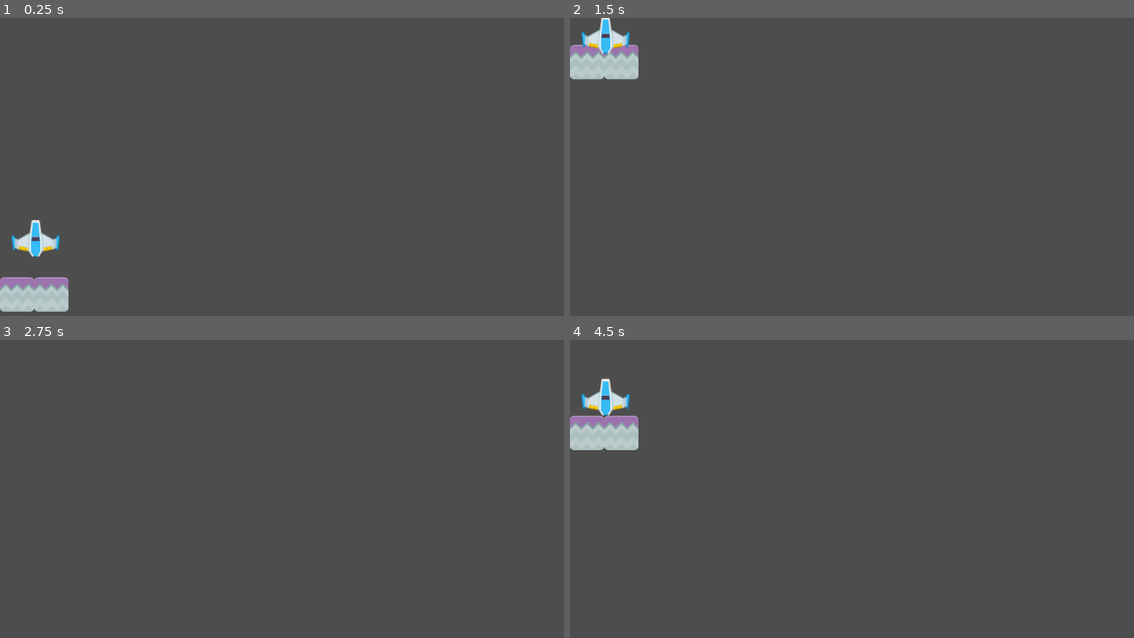
Above: before the commit, frames 1-4 (two rows, left to right).
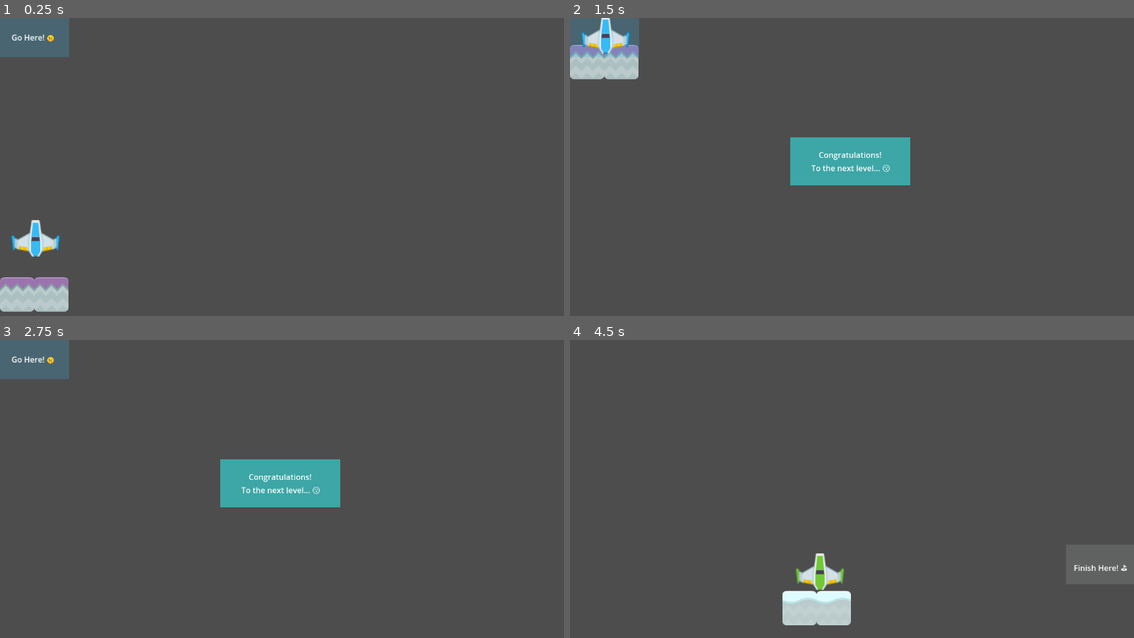
Above: after the commit, the same moments.

Repository: joselinprmt/gamedev-tutorial-2
Game: Godot game, scene res://scenes/MainLevel.tscn
Same seed, same stepped clock (60 frames per second), same inputs: the game is played once before the commit and once after it.
Inputs:
- Up to frame 1 (0.25 s): no input
- Up to frame 2 (1.5 s): hold Up (move_up) from 0.53 s (still down)
- Up to frame 3 (2.75 s): tap Enter at 2 s; release Up (move_up) at 2.03 s; hold Left (move_left) from 2.03 s (still down)
- Up to frame 4 (4.5 s): tap Space at 2.75 s; release Left (move_left) at 3.53 s; hold Down (move_down) 3.53-4.28 s; hold Right (move_right) from 4.28 s (still down)

The runs differ from the first frame. In frame 1, 1.6% of the frame differs, in the area x 0-13%, y 0-14%; in frame 2, 4.2%; in frame 3, 5.0%, in the area x 0-61%, y 0-57%; in frame 4, 4.0%.

Commit message:
feat(level): add last level

Diff:
--- /dev/null
+++ b/scenes/GreenShip.tscn
@@ -0,0 +1,14 @@
+[gd_scene load_steps=3 format=3 uid="uid://ixhmd5qlkwe6"]
+
+[ext_resource type="Texture2D" uid="uid://3ruxfsvp87ub" path="res://assets/playerShip1_green.png" id="1_gqxo5"]
+
+[sub_resource type="RectangleShape2D" id="1"]
+size = Vector2(100.011, 77.4256)
+
+[node name="BlueShip" type="RigidBody2D"]
+
+[node name="Sprite2D" type="Sprite2D" parent="."]
+texture = ExtResource("1_gqxo5")
+
+[node name="CollisionShape2D" type="CollisionShape2D" parent="."]
+shape = SubResource("1")
--- /dev/null
+++ b/scenes/LastLevel.tscn
@@ -0,0 +1,81 @@
+[gd_scene load_steps=7 format=3 uid="uid://djwd8wd2ilw36"]
+
+[ext_resource type="Script" path="res://scenes/PlatformGray.gd" id="1_mnqh0"]
+[ext_resource type="PackedScene" uid="uid://5wlvt0orewtc" path="res://scenes/SnowPlatform.tscn" id="2_oi207"]
+[ext_resource type="PackedScene" uid="uid://ixhmd5qlkwe6" path="res://scenes/GreenShip.tscn" id="3_5nsxf"]
+[ext_resource type="Script" path="res://scenes/ObjectiveArea.gd" id="4_3m71k"]
+
+[sub_resource type="RectangleShape2D" id="1"]
+size = Vector2(138.75, 79)
+
+[sub_resource type="RectangleShape2D" id="RectangleShape2D_r78ld"]
+size = Vector2(141, 71.5)
+
+[node name="LastLevel" type="Node"]
+
+[node name="ObjectiveArea" type="Area2D" parent="."]
+script = ExtResource("4_3m71k")
+
+[node name="CollisionShape2D" type="CollisionShape2D" parent="ObjectiveArea"]
+position = Vector2(1083, 457)
+shape = SubResource("1")
+debug_color = Color(0.196078, 0.556863, 0.862745, 0.631373)
+
+[node name="Polygon2D" type="Polygon2D" parent="ObjectiveArea"]
+position = Vector2(1013, 419)
+color = Color(0.607705, 0.647235, 0.625033, 0.25098)
+polygon = PackedVector2Array(0, -1, 0, -1, 34.9291, -1, 141, -1, 141, 80, 0, 80, 0, 80)
+
+[node name="Label" type="Label" parent="ObjectiveArea/Polygon2D"]
+offset_left = 16.0
+offset_top = 29.0
+offset_right = 134.0
+offset_bottom = 52.0
+text = "Finish Here! ⛳"
+metadata/_edit_use_anchors_ = true
+
+[node name="GreenShip" parent="." instance=ExtResource("3_5nsxf")]
+position = Vector2(493, 374)
+
+[node name="PlatformGray" type="CharacterBody2D" parent="."]
+script = ExtResource("1_mnqh0")
+
+[node name="SnowPlatform" parent="PlatformGray" instance=ExtResource("2_oi207")]
+position = Vector2(462, 548)
+
+[node name="SnowPlatform2" parent="PlatformGray" instance=ExtResource("2_oi207")]
+position = Vector2(532, 548)
+
+[node name="CollisionShape2D" type="CollisionShape2D" parent="PlatformGray"]
+position = Vector2(497, 547.25)
+shape = SubResource("RectangleShape2D_r78ld")
+
+[node name="CanvasLayer" type="CanvasLayer" parent="."]
+visible = false
+
+[node name="Control" type="Node2D" parent="CanvasLayer"]
+
+[node name="ColorRect" type="ColorRect" parent="CanvasLayer/Control"]
+offset_left = 450.0
+offset_top = 244.0
+offset_right = 695.0
+offset_bottom = 342.0
+color = Color(0.578779, 0.982522, 0.751112, 0.498039)
+
+[node name="Congratulations" type="Label" parent="CanvasLayer/Control"]
+offset_left = 450.0
+offset_top = 268.0
+offset_right = 696.0
+offset_bottom = 291.0
+text = "Congratulations!"
+horizontal_alignment = 1
+
+[node name="You Win" type="Label" parent="CanvasLayer/Control"]
+offset_left = 455.0
+offset_top = 295.0
+offset_right = 694.0
+offset_bottom = 318.0
+text = "YOU WIN ❤️"
+horizontal_alignment = 1
+
+[connection signal="body_entered" from="ObjectiveArea" to="ObjectiveArea" method="_on_ObjectiveArea_body_entered"]
--- a/scenes/MainLevel.tscn
+++ b/scenes/MainLevel.tscn
@@ -19,15 +19,56 @@
 [node name="StonePlatform2" parent="PlatformBlue" instance=ExtResource("1")]
 position = Vector2(70, 0)
 
+[node name="ObjectiveArea" type="Area2D" parent="."]
+script = ExtResource("4")
+
+[node name="Polygon2D" type="Polygon2D" parent="ObjectiveArea"]
+color = Color(0.227451, 0.690196, 0.87451, 0.25098)
+polygon = PackedVector2Array(0, -1, 0, -1, 141, -1, 141, 80, 0, 80, 0, 80)
+
+[node name="CollisionShape2D" type="CollisionShape2D" parent="ObjectiveArea"]
+position = Vector2(70.625, 40)
+shape = SubResource("1")
+debug_color = Color(0.2, 0.52549, 0.964706, 0.745098)
+
+[node name="Label" type="Label" parent="ObjectiveArea/CollisionShape2D"]
+offset_left = -46.625
+offset_top = -12.0
+offset_right = 47.375
+offset_bottom = 11.0
+text = "Go Here! 🤫"
+metadata/_edit_use_anchors_ = true
+
 [node name="BlueShip" parent="." instance=ExtResource("2")]
 position = Vector2(72.7009, 421.901)
 lock_rotation = true
 
-[node name="ObjectiveArea" type="Area2D" parent="."]
-script = ExtResource("4")
+[node name="CanvasLayer" type="CanvasLayer" parent="."]
+visible = false
 
-[node name="CollisionShape2D" type="CollisionShape2D" parent="ObjectiveArea"]
-position = Vector2(70.625, 40)
-shape = SubResource("1")
+[node name="Control" type="Node2D" parent="CanvasLayer"]
+
+[node name="ColorRect" type="ColorRect" parent="CanvasLayer/Control"]
+offset_left = 450.0
+offset_top = 244.0
+offset_right = 695.0
+offset_bottom = 342.0
+color = Color(0.180392, 1, 1, 0.498039)
+
+[node name="Congratulations" type="Label" parent="CanvasLayer/Control"]
+offset_left = 450.0
+offset_top = 268.0
+offset_right = 696.0
+offset_bottom = 291.0
+text = "Congratulations!"
+horizontal_alignment = 1
+
+[node name="To the next level" type="Label" parent="CanvasLayer/Control"]
+offset_left = 455.0
+offset_top = 295.0
+offset_right = 694.0
+offset_bottom = 318.0
+text = "To the next level... 😗"
+horizontal_alignment = 1
 
 [connection signal="body_entered" from="ObjectiveArea" to="ObjectiveArea" method="_on_ObjectiveArea_body_entered"]
--- a/scenes/ObjectiveArea.gd
+++ b/scenes/ObjectiveArea.gd
@@ -1,5 +1,16 @@
 extends Area2D
+
+@export var next_scene: String = "res://scenes/LastLevel.tscn"
+@onready var win_card = $"../CanvasLayer"
 
 func _on_ObjectiveArea_body_entered(body: RigidBody2D):
 	if (body.name == "BlueShip"):
 		print("Reached objective!")
+		win_card.visible = true
+
+		await get_tree().create_timer(2.0).timeout
+		get_tree().change_scene_to_file(next_scene)
+
+	elif (body.name == "GreenShip"):
+		print("Finished!")
+		win_card.visible = true
--- a/scenes/PlatformBlue.gd
+++ b/scenes/PlatformBlue.gd
@@ -4,7 +4,7 @@
 
 # Called when the node enters the scene tree for the first time.
 func _ready():
-	print("Platform initialized")
+	print("Platform Blue initialized")
 
 # Called every frame. 'delta' is the elapsed time since the previous frame.
 func _process(delta):
--- /dev/null
+++ b/scenes/PlatformGray.gd
@@ -0,0 +1,31 @@
+extends CharacterBody2D
+
+@export var speed: float = 200
+var direction := 0
+var green_ship: RigidBody2D = null
+
+func _ready():
+	print("Platform Gray initialized")
+
+func _physics_process(delta):
+	direction = 0
+	if Input.is_action_pressed("move_right"):
+		direction = 1
+	elif Input.is_action_pressed("move_left"):
+		direction = -1
+
+	position.x += direction * speed * delta
+
+	# Jika GreenShip ada di atas platform, ikut bergerak
+	if green_ship:
+		green_ship.global_position.x += position.x * delta
+
+# Deteksi jika GreenShip berada di atas platform
+func _on_Area2D_body_entered(body):
+	if body is RigidBody2D:
+		green_ship = body
+
+# Hapus referensi jika GreenShip meninggalkan platform
+func _on_Area2D_body_exited(body):
+	if body == green_ship:
+		green_ship = null
--- /dev/null
+++ b/scenes/SnowPlatform.tscn
@@ -0,0 +1,14 @@
+[gd_scene load_steps=3 format=3 uid="uid://5wlvt0orewtc"]
+
+[ext_resource type="Texture2D" uid="uid://cbwgix0inp3tk" path="res://assets/snow.png" id="1_pn6ny"]
+
+[sub_resource type="RectangleShape2D" id="2"]
+size = Vector2(70.8416, 70.5898)
+
+[node name="SnowPlatform" type="StaticBody2D"]
+
+[node name="Sprite2D" type="Sprite2D" parent="."]
+texture = ExtResource("1_pn6ny")
+
+[node name="CollisionShape2D" type="CollisionShape2D" parent="."]
+shape = SubResource("2")
